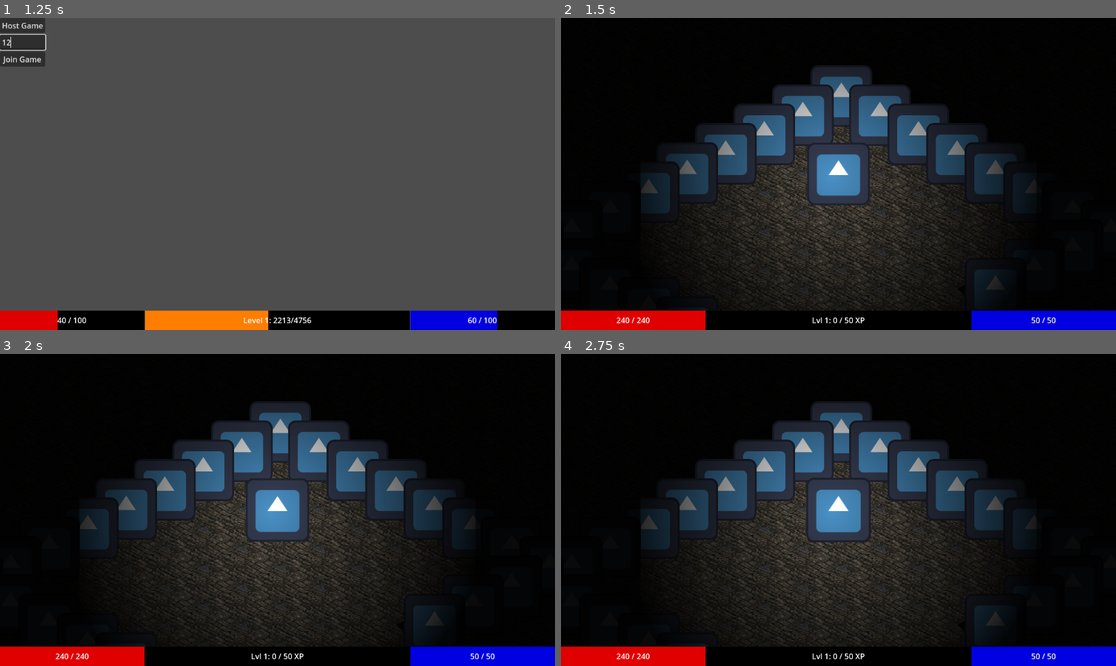
Above: before the commit, frames 1-4 (two rows, left to right).
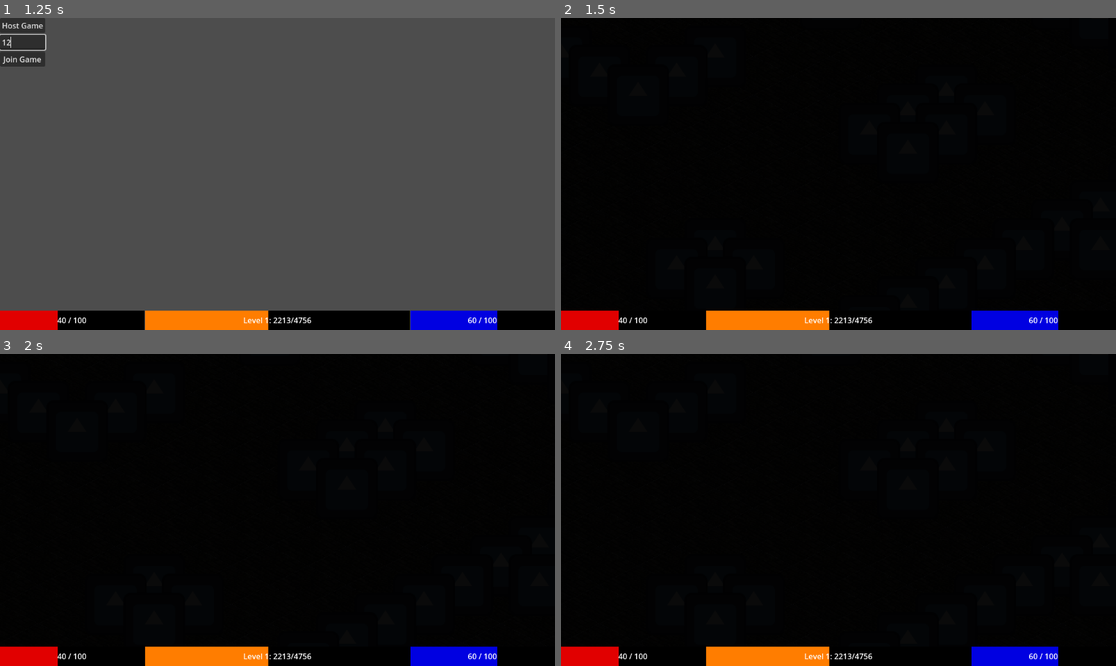
Above: after the commit, the same moments.

Repository: PietPadda/Godot_2D_ARPG
Game: Godot game, scene res://scenes/world/world.tscn
Same seed, same stepped clock (60 frames per second), same inputs: the game is played once before the commit and once after it. The engine's default icon, where the game draws it, is replaced by a stand-in: a white triangle on a blue panel in a dark square.
Inputs (mouse positions are in pixels of both pictures, inside the frame that each line leads up to):
- Up to frame 1 (1.25 s): click (22, 42) at 0.52 s; type "12" at 0.6 s
- Up to frame 2 (1.5 s): click "Host Game" at 1.25 s
- Up to frame 3 (2 s): no input
- Up to frame 4 (2.75 s): tap Enter at 2 s; move the mouse to (960, 494) at 2.02 s; hold E (interact) from 2.03 s (still down); click (960, 494) at 2.17 s

Frame 1 is identical in both runs. In frame 2, 34% of the frame differs, in the area x 10-100%, y 15-100%; in frame 3, 34%; in frame 4, 34%.

Commit message:
fix(network): implement Limbo-Reparent pattern for player spawning

Diff:
--- a/scripts/levels/base_level.gd
+++ b/scripts/levels/base_level.gd
@@ -35,55 +35,51 @@
 	if level_music:
 		Music.play_music(level_music)
 
-	# THE FIX: The host no longer spawns itself immediately.
-	# It will now join the same handshake process as the clients.
+	# The server spawns itself, while clients request to be spawned.
 	if multiplayer.is_server():
-		# THE FIX: The server (host) should spawn itself directly into the level.
-		# The limbo container is only for clients connecting later.
-		_on_player_spawn_requested(1)
+		_spawn_player(1) # Spawn the host (player ID 1).
 	else:
-		# Clients call the "ready" function via RPC after loading the scene.
-		server_confirm_level_loaded.rpc_id(1)
+		# Tell the server we have loaded the level and are ready to be spawned.
+		server_request_spawn.rpc_id(1)
+
+# This function contains the core spawning logic and is ONLY ever run on the server.
+func _spawn_player(id: int):
+	var spawner = get_tree().get_root().get_node("World/MasterSpawner")
+	var player_container = get_node("PlayerContainer")
+
+	# Prevent spawning a player that already exists.
+	if player_container.has_node(str(id)):
+		return
+
+	# Instantiate the player and set its name, which is crucial for replication.
+	var player = NetworkManager.PLAYER_SCENE.instantiate()
+	player.name = str(id)
+
+	# SPAWN: Create the player inside /root/World/Limbo on all clients.
+	spawner.spawn(player)
+
+	# MOVE: Tell all clients to move the new player from Limbo into this level's container.
+	var player_in_limbo_path = "/root/World/Limbo/" + str(id)
+	_reparent_node.rpc(player_in_limbo_path, player_container.get_path())
+
+	# POSITION: Determine a spawn point and tell the owning client where to place their character.
+	var spawn_pos = Vector2.ZERO
+	if not player_spawn_points.is_empty():
+		spawn_pos = player_spawn_points[current_player_spawn_index].global_position
+		current_player_spawn_index = (current_player_spawn_index + 1) % player_spawn_points.size()
+
+	# We must wait one frame for the reparent to complete across the network
+	# before we can reliably find the node and tell it where to go.
+	call_deferred("_set_player_initial_position", id, spawn_pos)
 
 # -- Signal Handlers --
-# This function will run when the signal is received.
-# It contains the logic we moved from the NetworkManager.
-func _on_player_spawn_requested(id: int):
-	# THE FIX: Get the currently active level from our service locator.
-	var level = LevelManager.get_current_level()
-	if not is_instance_valid(level): return
+# Helper function to set the position after one frame.
+func _set_player_initial_position(id: int, pos: Vector2):
+	var player_node = get_node_or_null("PlayerContainer/" + str(id))
+	if is_instance_valid(player_node):
+		player_node.set_initial_position.rpc_id(id, pos)
 
-	# Now, find the PlayerContainer WITHIN that active level.
-	var player_container = level.get_node_or_null("PlayerContainer")
-
-	# Add a safety check in case the container is missing from the scene.
-	if not is_instance_valid(player_container):
-		push_error("Could not find 'PlayerContainer' in the current level!")
-		return
-
-	#  Add a guard clause to prevent spawning duplicates.
-	if player_container.has_node(str(id)):
-		return # This player has already been spawned, so we do nothing.
-
-	var player_instance = NetworkManager.PLAYER_SCENE.instantiate()
-	player_instance.name = str(id)
-
-	var spawn_pos = Vector2.ZERO # Default in case we have no spawn points
-	# Check if we have any spawn points defined.
-	if not player_spawn_points.is_empty():
-		# Get the position of the next spawn point in the cycle.
-		spawn_pos = player_spawn_points[current_player_spawn_index].global_position
-		# Move to the next index, wrapping around if we reach the end.
-		current_player_spawn_index = (current_player_spawn_index + 1) % player_spawn_points.size()
-
-	# We still set the position on the server instance.
-	player_instance.global_position = spawn_pos
-
-	# Add the player to the container that the MultiplayerSpawner is watching.
-	player_container.add_child(player_instance)
-
-	# Re-add this line to tell the owning client their starting position.
-	player_instance.set_initial_position.rpc_id(id, spawn_pos)
+# REMOVE the old _on_player_spawn_requested function if it still exists.
 
 # -- RPCs --
 @rpc("any_peer", "call_local", "reliable")
@@ -115,7 +111,7 @@
 
 	var client_id = multiplayer.get_remote_sender_id()
 	print("[SERVER] Received spawn request from client %s." % client_id)
-	_on_player_spawn_requested(client_id)
+	#_on_player_spawn_requested(client_id)
 
 # This RPC is called by the client to signal it's ready.
 @rpc("any_peer", "call_local")
@@ -170,3 +166,9 @@
 
 	# This is the core of the operation.
 	node_to_move.reparent(new_parent)
+
+# This RPC is called BY a client and runs ON the server.
+@rpc("any_peer", "call_local", "reliable")
+func server_request_spawn():
+	var client_id = multiplayer.get_remote_sender_id()
+	_spawn_player(client_id)
--- a/scripts/player/player.gd
+++ b/scripts/player/player.gd
@@ -152,8 +152,8 @@
 	# When this RPC is called by the server, award the XP.
 	stats_component.add_xp(amount)
 
-# Re-add this function. It allows the server to tell an owning client where to start.
-@rpc("any_peer", "call_local")
+# This RPC is called by the server on the specific client that owns this player.
+# It sets the character's starting position in the level.
+@rpc("authority", "call_local", "reliable")
 func set_initial_position(pos: Vector2):
-	if multiplayer.get_remote_sender_id() == 1:
-		global_position = pos
+	global_position = pos
